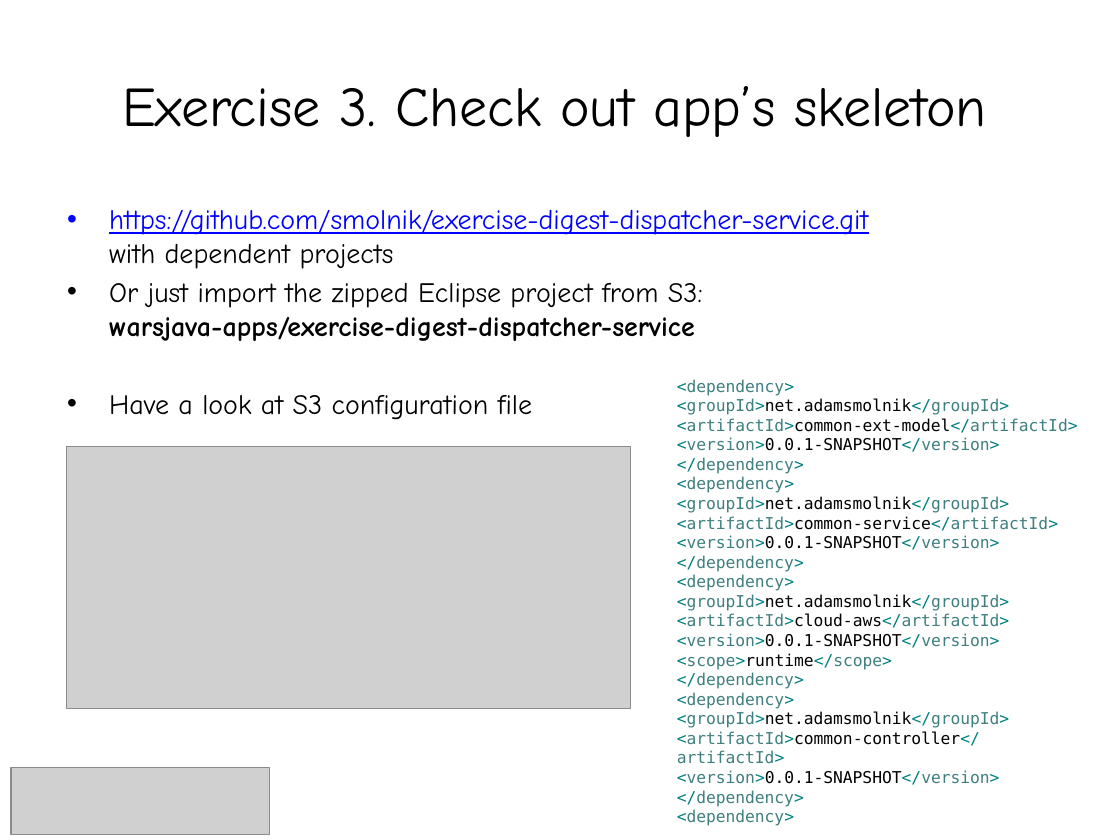
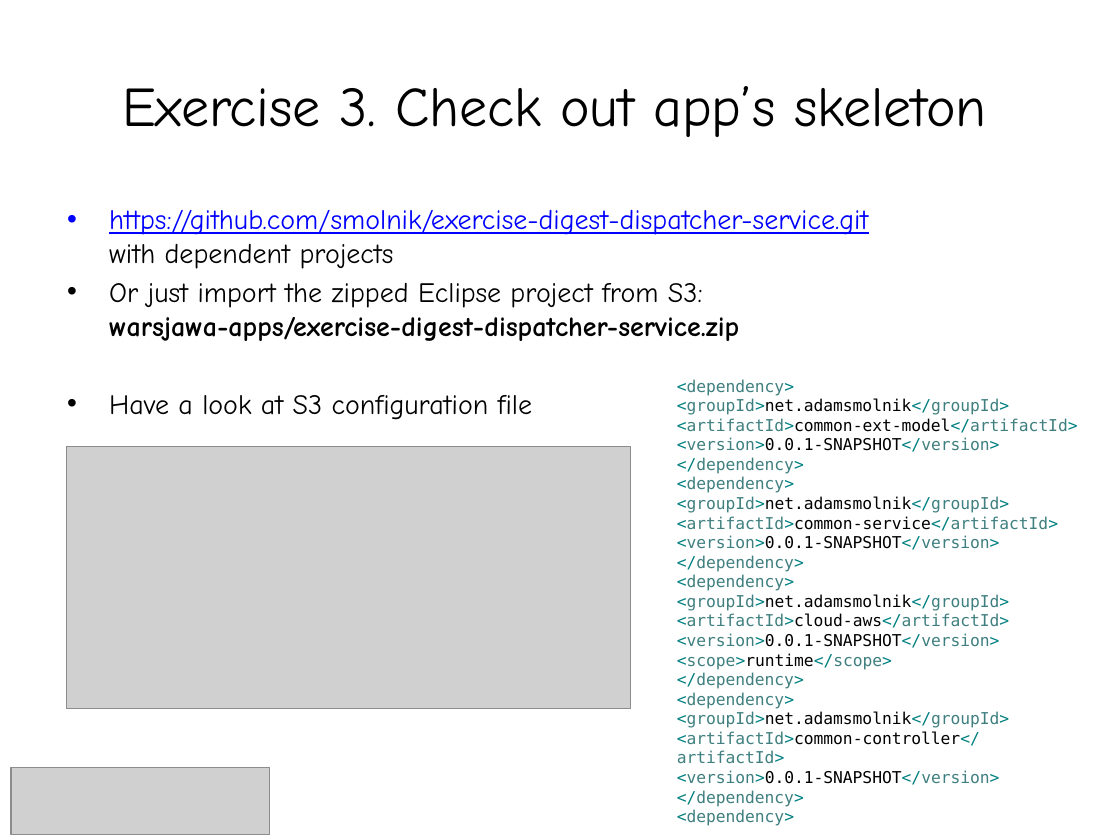
Before and after one commit to smolnik/diagrams, a slide deck: slide 33 of presentations/aws_ha_workshops.pptx (slide 31 before the commit). Drawn at 1120x840 pixels with LibreOffice and Linux fonts; fonts in the diff are those of the drawing; grey boxes stand for pictures. Boxes give left, top, right and bottom in pixels: in the first picture for what was removed or moved away, otherwise in the second. Text is boxed around its words. In the diff, an @@ line names an element or a change of style, - is before the commit and + after.

```diff
--- a/presentations/aws_ha_workshops.pptx
+++ b/presentations/aws_ha_workshops.pptx
@@ text at [109,283,739,341]: text changed @@
-• Or just import the zipped Eclipse project from S3:
-  warsjava-apps/exercise-digest-dispatcher-service
+• Or just import the zipped Eclipse project from S3:
+  warsjawa-apps/exercise-digest-dispatcher-service.zip
```
Also in this commit, not shown: 5 other slides changed, 3 slides added, 1 other file.
